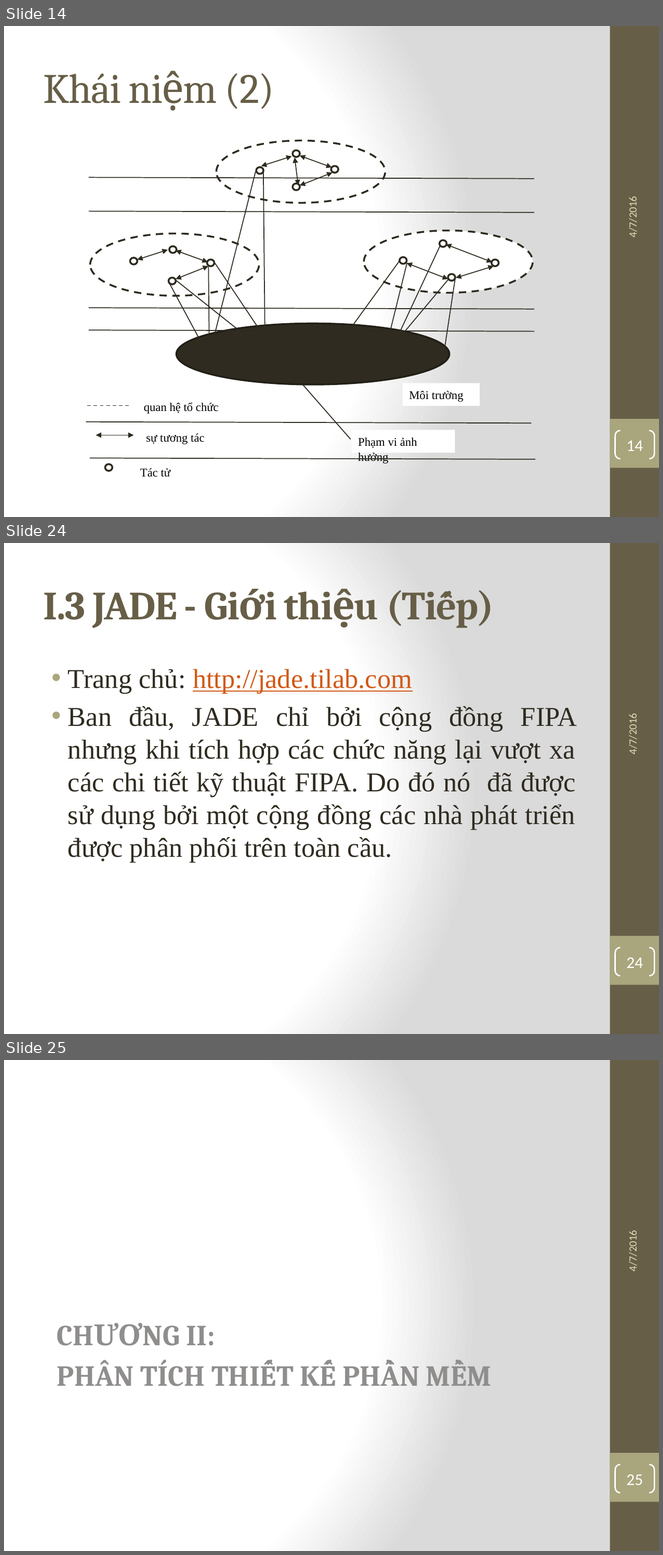
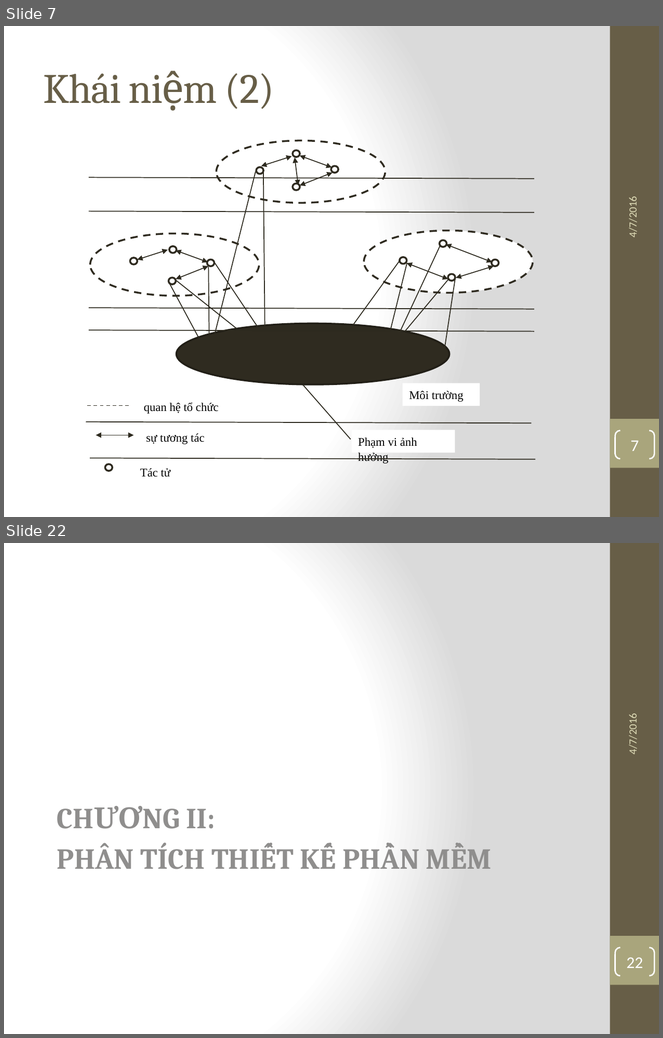
Before and after one commit to nampv92/VDHD, a slide deck: Group7_MultiAgentSystem_2st.pptx. Shown one above the other, each under a label of ours: slides 14, 24 and 25 before the commit, slides 7 and 22 after it; the slides between them are not shown. The pictures are 663x1555 and 663x1038 pixels, drawn with LibreOffice and Linux fonts; fonts in the diff are those of the drawing. Boxes give left, top, right and bottom in pixels: in the first picture for what was removed or moved away, otherwise in the second. Text is boxed around its words. In the diff, an @@ line names an element or a change of style, - is before the commit and + after.

```diff
--- a/Group7_MultiAgentSystem_2st.pptx
+++ b/Group7_MultiAgentSystem_2st.pptx
@@ slide 24 removed at (4, 543, 659, 1034), background gradient #FFFFFF to #DADADA; not listed: 2 template elements that a slide beside it also shows @@
@@ title removed at (44, 592, 177, 628) @@
-I.3 JADE - Giới thiệu (Tiếp)
@@ text removed at (68, 669, 578, 863) @@
-• Trang chủ: http://jade.tilab.com
-• Ban đầu, JADE chỉ bởi cộng đồng FIPA nhưng khi tích hợp các chức năng lại vượt xa các chi tiết kỹ thuật FIPA. Do đó nó đã được sử dụng bởi một cộng đồng các nhà phát triển được phân phối trên toàn cầu.
@@ text removed at (626, 717, 640, 754) @@
-4/7/2016
@@ page number removed at (616, 948, 655, 976) @@
-24
@@ what was slide 14 is now slide 7 @@
@@ page number at (631, 441, 639, 451): text changed @@
-14
+7
@@ what was slide 25 is now slide 22 @@
@@ page number at (626, 957, 643, 968): text changed @@
-25
+22
```
Also in this commit, not shown: 12 slides changed, 6 slides added, 8 other slides removed, 3 other files.
